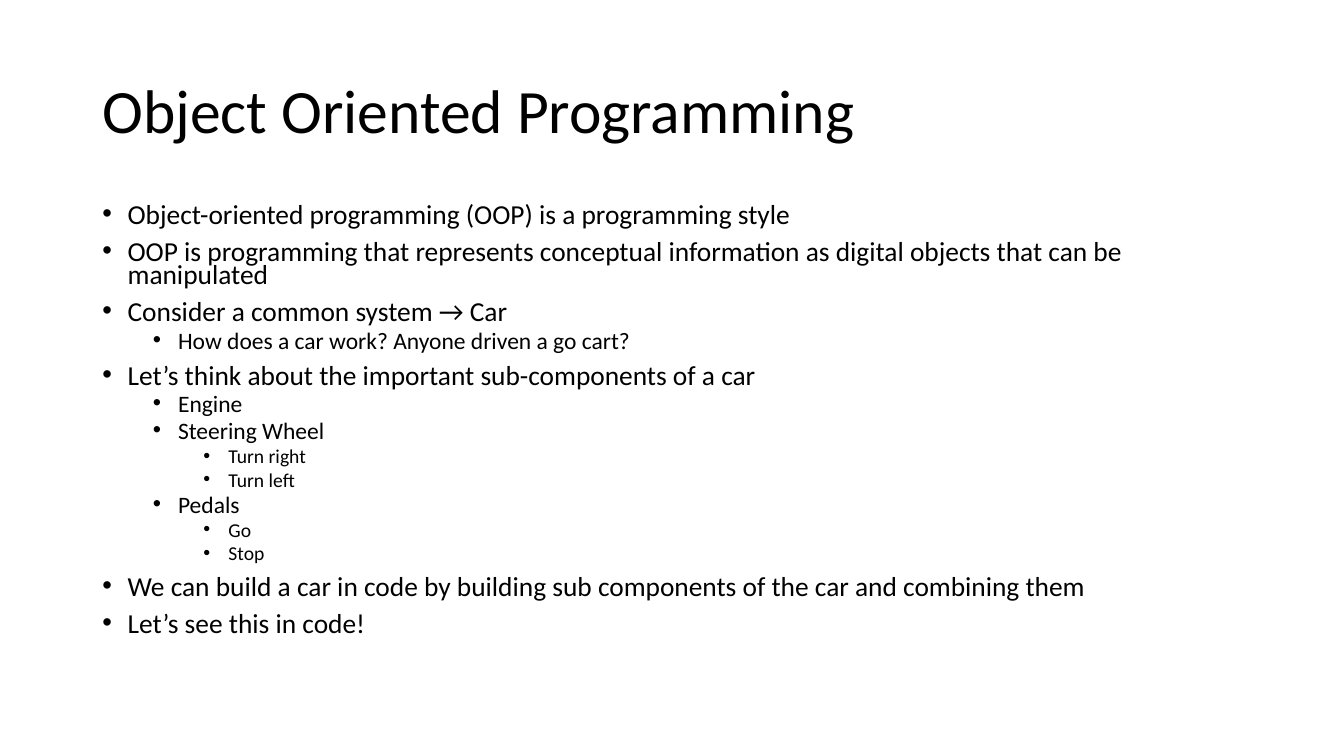
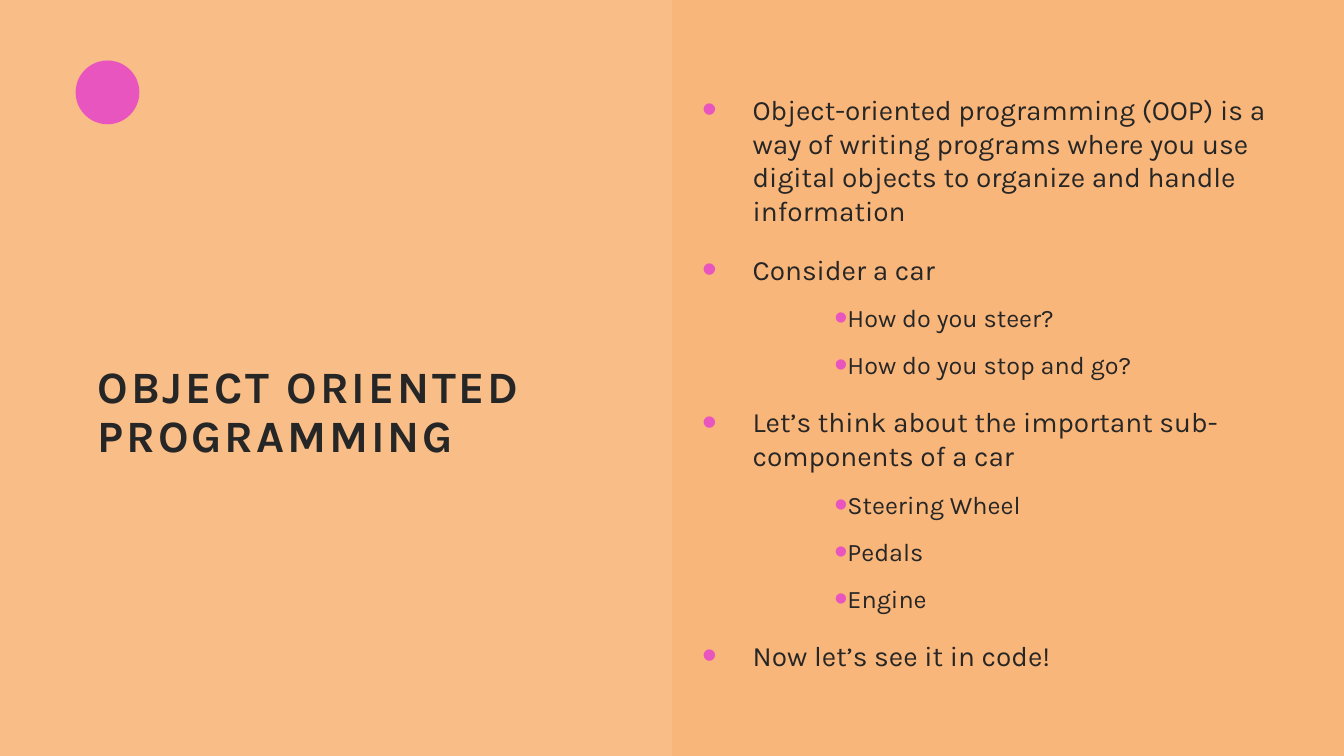
Before and after one commit to thatrandomfrenchdude/Think-Like-A-Programmer, a slide deck: slide 10 of PPT/TLAP_ppt.pptx (slide 9 before the commit). Drawn at 1344x756 pixels with LibreOffice and Linux fonts; fonts in the diff are those of the drawing. Boxes give left, top, right and bottom in pixels: in the first picture for what was removed or moved away, otherwise in the second. Text is boxed around its words. In the diff, an @@ line names an element or a change of style, - is before the commit and + after.

```diff
--- a/PPT/TLAP_ppt.pptx
+++ b/PPT/TLAP_ppt.pptx
@@ background #FFFFFF to #F9B67A @@
@@ rectangle added at <box>0,1,672,756</box>, fill #FBCFA7 at 30% opacity @@
@@ ellipse added at <box>76,60,139,124</box>, fill #E955BE @@
@@ text "Object-oriented programming (OOP) is a ...": place and size @@
-text "Object-oriented programming (OOP) is a ..." at <box>128,204,1121,634</box>
+text "Object-oriented programming (OOP) is a ..." at <box>753,100,1265,667</box>
@@ text "Object-oriented programming (OOP) is a ..." at <box>753,100,1265,667</box>: vertical alignment top to middle @@
@@ text at <box>753,100,1265,380</box>: text changed; size 19.6 to 20 pt; font Calibri to Karla; text colour #000000 to #262626 @@
-• Object-oriented programming (OOP) is a programming style
-• OOP is programming that represents conceptual information as digital objects that can be manipulated
-• Consider a common system → Car
-  • How does a car work? Anyone driven a go cart?
+• Object-oriented programming (OOP) is a way of writing programs where you use digital objects to organize and handle information
+• Consider a car
+  • How do you steer?
+  • How do you stop and go?
@@ title at <box>98,373,519,453</box>: text changed; size 44 to 32 pt; font Calibri to Karla; text colour #000000 to #262626; bold on @@
-Object Oriented Programming
+OBJECT ORIENTED PROGRAMMING
@@ text at <box>753,412,1217,614</box>: size 19.6 to 20 pt in "Let’s think about the important sub-components of ..."; font Calibri to Karla, text colour #000000 to #262626 in "Let’s think about the important sub-components of ...", "Engine"; size 16.8 to 18 pt in "Engine"; indent changed; line spacing 0.7 to 1; more space between paragraphs @@
@@ text at <box>847,496,1021,562</box>: paragraphs added @@
+  • Steering Wheel
+  • Pedals
@@ text at <box>753,646,1051,667</box>: text changed; size 19.6 to 20 pt; font Calibri to Karla; text colour #000000 to #262626 @@
-  • Steering Wheel
-    • Turn right
-    • Turn left
-  • Pedals
-    • Go
-    • Stop
-• We can build a car in code by building sub components of the car and combining them
-• Let’s see this in code!
+• Now let’s see it in code!
```
Also in this commit, not shown: 12 other slides changed, 3 slides added, 4 other files.
